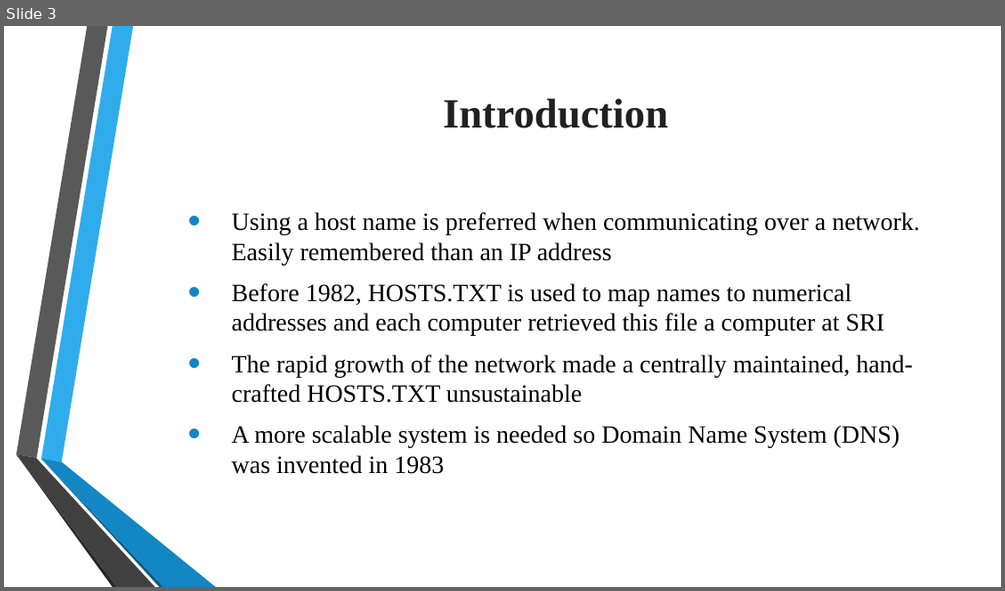
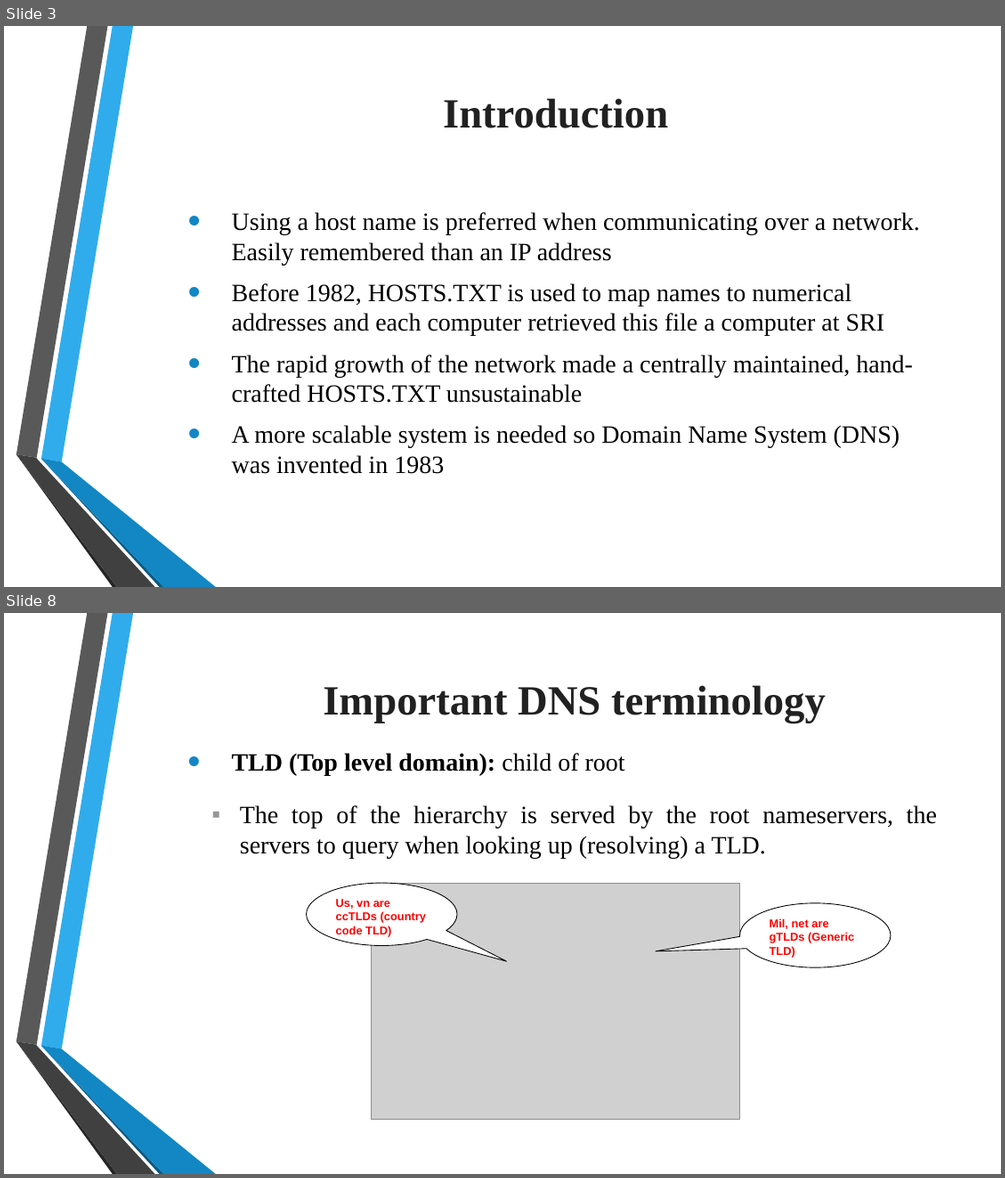
Before and after one commit to tiendatdk3493/Tai_Lieu, a slide deck: Domain Name System (DNS).pptx. Shown one above the other, each under a label of ours: slide 3 before the commit, slides 3 and 8 after it; the slides between them are not shown. The pictures are 1005x591 and 1005x1178 pixels, drawn with LibreOffice and Linux fonts; fonts in the diff are those of the drawing; grey boxes stand for pictures; background and template pictures are left out. Boxes give left, top, right and bottom in pixels: in the first picture for what was removed or moved away, otherwise in the second. Text is boxed around its words. In the diff, an @@ line names an element or a change of style, - is before the commit and + after.

```diff
--- a/Domain Name System (DNS).pptx
+++ b/Domain Name System (DNS).pptx
@@ slide 8 added at bbox=[4, 613, 1001, 1174], background picture (left out); not listed: 6 template elements that a slide beside it also shows @@
@@ text added at bbox=[323, 685, 825, 723], 40 pt, text #212121, bold @@
+  Important DNS terminology
@@ text added at bbox=[232, 753, 625, 776], 24 pt, text #000000, bold @@
+  • TLD (Top level domain): child of root
@@ text added at bbox=[240, 805, 937, 859], 24 pt, text #000000 @@
+▪ The top of the hierarchy is served by the root nameservers, the servers to query when looking up (resolving) a TLD.
@@ speech bubble added at bbox=[306, 883, 457, 946], fill #FFFFFF, outline #000000 0.75 pt, 11 pt, text #FF0000, bold @@
+Us, vn are ccTLDs (country code TLD)
@@ picture added at bbox=[372, 883, 740, 1119] @@
@@ speech bubble added at bbox=[740, 903, 890, 967], fill #FFFFFF, outline #000000 0.75 pt, 11 pt, text #FF0000, bold @@
+Mil, net are gTLDs (Generic TLD)
```
Also in this commit, not shown: 2 slides changed, 15 other slides added.
